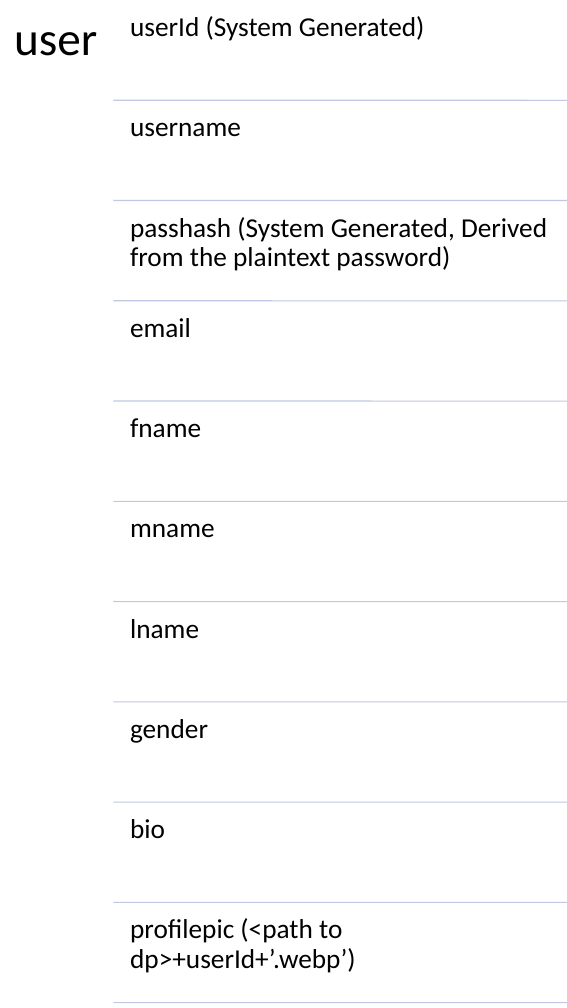
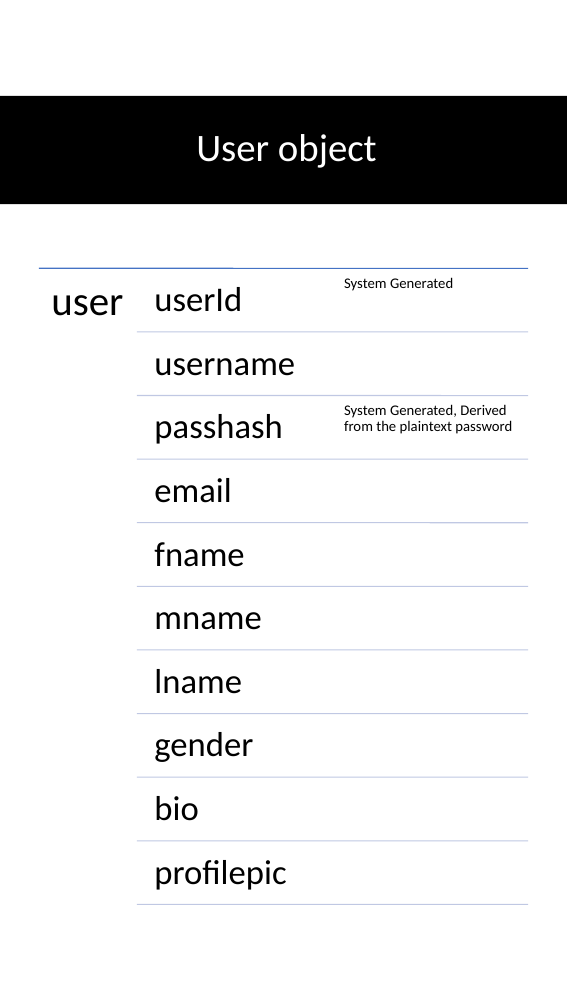
Before and after one commit to jm55/CCAPDEV-MCO, a slide deck: slide 6 of Documentation/MCO Design.pptx (slide 5 before the commit). Drawn at 567x1008 pixels with LibreOffice and Linux fonts; fonts in the diff are those of the drawing. Boxes give left, top, right and bottom in pixels: in the first picture for what was removed or moved away, otherwise in the second. Text is boxed around its words. In the diff, an @@ line names an element or a change of style, - is before the commit and + after.

```diff
--- a/Documentation/MCO Design.pptx
+++ b/Documentation/MCO Design.pptx
@@ rectangle added at (0, 96, 567, 204), fill #000000 @@
@@ title added at (196, 134, 377, 168), 37 pt, text #FFFFFF @@
+User object
@@ text "user": place and size @@
-text "user" at (14, 32, 97, 56)
+text "user" at (51, 295, 123, 316)
@@ text "user" at (51, 295, 123, 316): size 45 to 39 pt; less space between paragraphs @@
@@ text at (344, 277, 453, 291): text changed; size 26 to 14 pt @@
-userId (System Generated)
+System Generated
@@ line moved from (113, 301) - (567, 301) to (137, 332) - (528, 332) @@
@@ text "username": place and size @@
-text "username" at (130, 122, 241, 137)
+text "username" at (154, 358, 295, 376)
@@ line moved from (113, 401) - (567, 401) to (137, 395) - (528, 395) @@
@@ text at (344, 404, 512, 434): text changed; size 26 to 14 pt @@
-passhash (System Generated, Derived from the plaintext password)
+System Generated, Derived from the plaintext password
@@ line moved from (113, 101) - (567, 101) to (137, 459) - (528, 459) @@
@@ text "email": place and size @@
-text "email" at (130, 318, 191, 338)
+text "email" at (154, 478, 231, 503)
@@ line moved from (113, 501) - (567, 501) to (137, 522) - (528, 522) @@
@@ size 26 to 33 pt; more space between paragraphs in 7 elements at (154, 732, 253, 762), (154, 669, 242, 694), (154, 796, 198, 821), (154, 612, 261, 630), (154, 358, 295, 376), (154, 478, 231, 503), (154, 542, 244, 567) @@
@@ text "fname": place and size @@
-text "fname" at (130, 418, 201, 438)
+text "fname" at (154, 542, 244, 567)
@@ line moved from (113, 602) - (567, 602) to (137, 587) - (528, 587) @@
@@ text "mname": place and size @@
-text "mname" at (130, 523, 215, 538)
+text "mname" at (154, 612, 261, 630)
@@ line moved from (113, 200) - (567, 200) to (137, 650) - (528, 650) @@
@@ text "lname": place and size @@
-text "lname" at (130, 619, 199, 639)
+text "lname" at (154, 669, 242, 694)
@@ line moved from (113, 702) - (567, 702) to (137, 714) - (528, 714) @@
@@ text "gender": place and size @@
-text "gender" at (130, 719, 208, 743)
+text "gender" at (154, 732, 253, 762)
@@ line moved from (113, 802) - (567, 802) to (137, 777) - (528, 777) @@
@@ text "bio": place and size @@
-text "bio" at (130, 819, 165, 839)
+text "bio" at (154, 796, 198, 821)
@@ line moved from (113, 1002) - (567, 1002) to (137, 841) - (528, 841) @@
@@ group added at (39, 268, 528, 890): 3 texts, 1 line @@
+userId
+passhash
+profilepic
@@ text removed at (130, 918, 356, 973) @@
-profilepic (<path to dp>+userId+’.webp’)
@@ line moved from (113, 903) - (567, 903) to (137, 904) - (528, 904) @@
```
Also in this commit, not shown: 7 other slides changed, 6 slides added, 1 slide removed, 13 other files.
